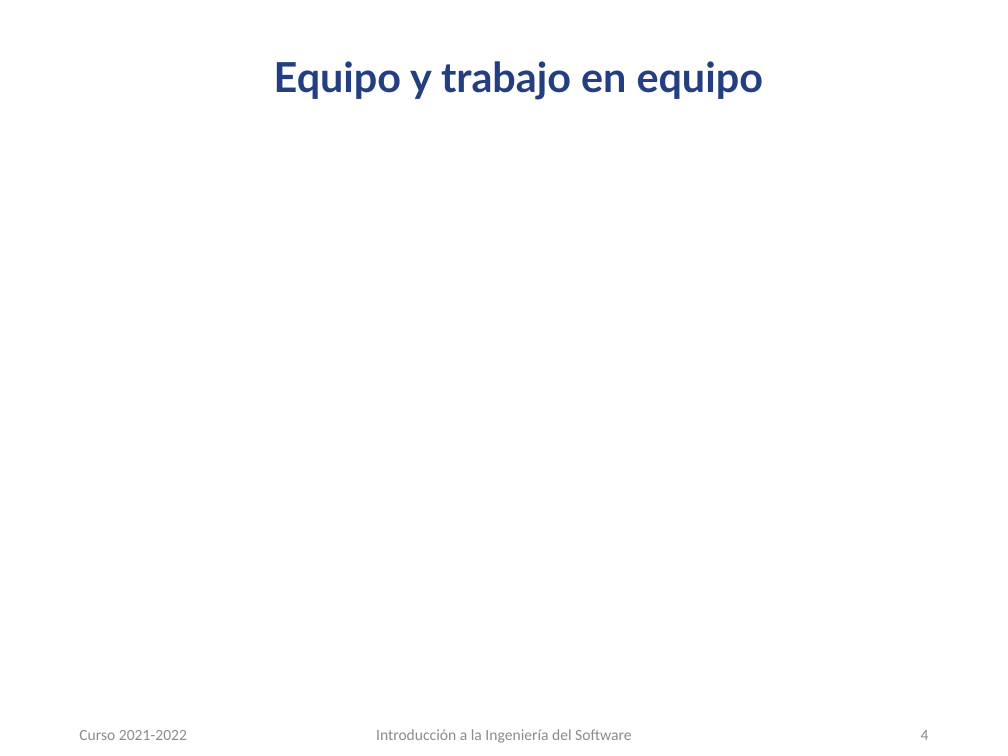
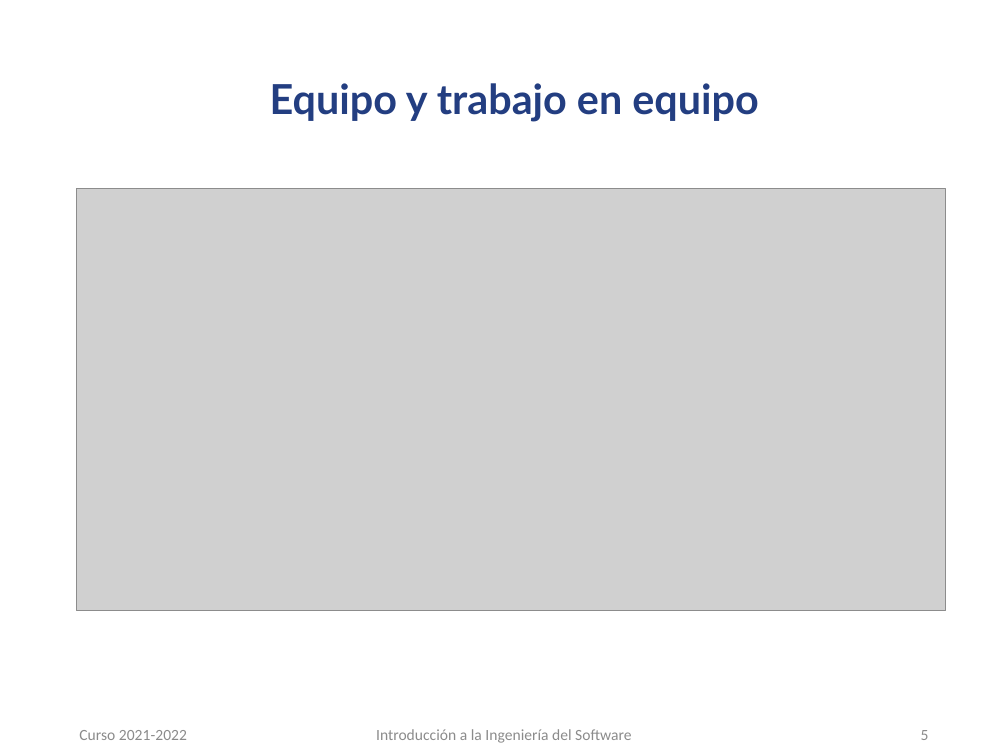
Before and after one commit to carloscmor/PRIMERA_FILA, a slide deck: slide 5 of PFentertainment_presentación.pptx (slide 4 before the commit). Drawn at 1008x756 pixels with LibreOffice and Linux fonts; fonts in the diff are those of the drawing; grey boxes stand for pictures; background and template pictures are left out. Boxes give left, top, right and bottom in pixels: in the first picture for what was removed or moved away, otherwise in the second. Text is boxed around its words. In the diff, an @@ line names an element or a change of style, - is before the commit and + after.

```diff
--- a/PFentertainment_presentación.pptx
+++ b/PFentertainment_presentación.pptx
@@ title "Equipo y trabajo en equipo": place and size @@
-title "Equipo y trabajo en equipo" at box(274, 61, 763, 100)
+title "Equipo y trabajo en equipo" at box(270, 83, 758, 122)
@@ picture added at box(77, 188, 946, 610) @@
@@ page number at box(921, 730, 929, 740): text changed @@
-4
+5
```
Also in this commit, not shown: 9 other slides changed, 11 slides added.
